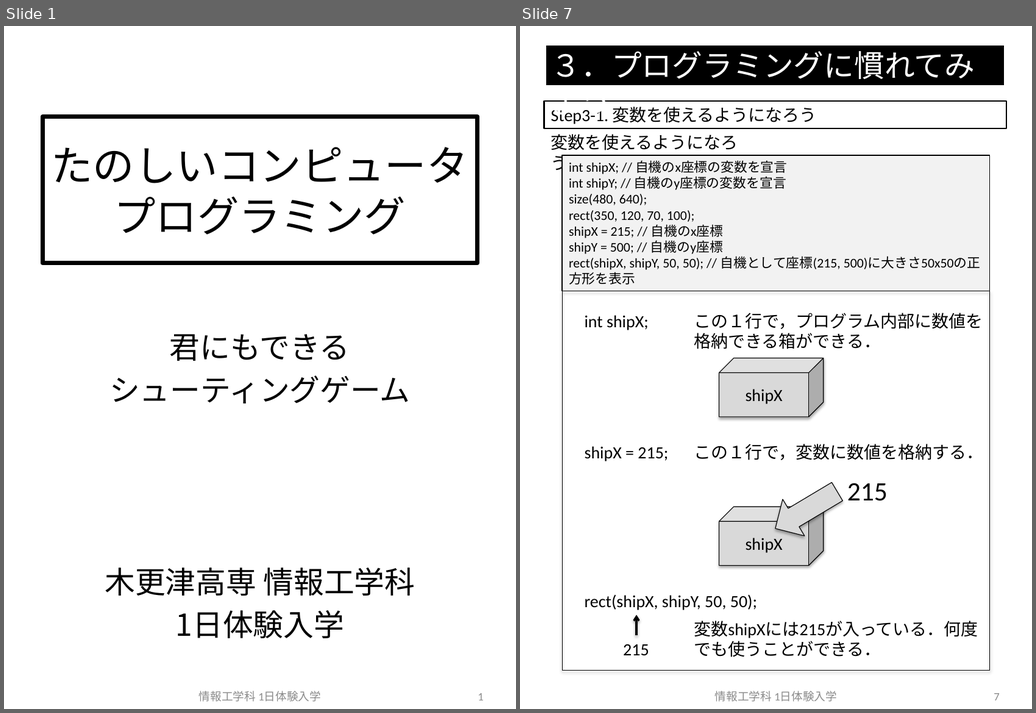
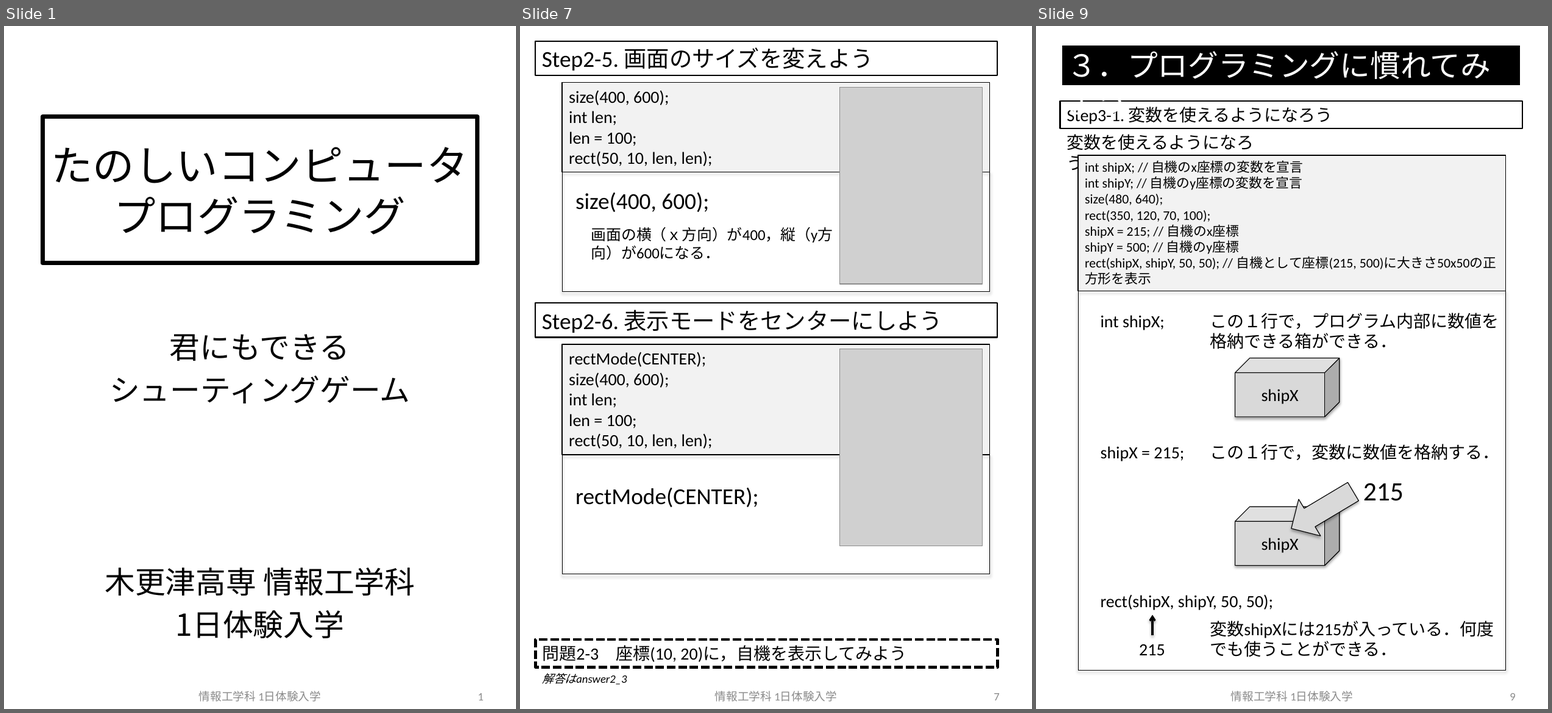
Before and after one commit to crotsu/ShootingGame_Taiken, a slide deck: Document/body.pptx. Shown side by side, each under a label of ours: slides 1 and 7 before the commit, slides 1, 7 and 9 after it; the slides between them are not shown. The pictures are 1036x713 and 1552x713 pixels, drawn with LibreOffice and Linux fonts; fonts in the diff are those of the drawing; grey boxes stand for pictures. Boxes give left, top, right and bottom in pixels: in the first picture for what was removed or moved away, otherwise in the second. Text is boxed around its words. In the diff, an @@ line names an element or a change of style, - is before the commit and + after.

```diff
--- a/Document/body.pptx
+++ b/Document/body.pptx
@@ slide 7 added at bbox=[520, 26, 1032, 709], background #FFFFFF @@
@@ rectangle added at bbox=[535, 41, 998, 75], outline #000000 1.5 pt, 24 pt, text #000000 @@
+Step2-5. 画面のサイズを変えよう
@@ rectangle added at bbox=[562, 83, 990, 172], fill #F2F2F2, outline #000000 1 pt, 18 pt, text #000000 @@
+size(400, 600);
+int len;
+len = 100;
+rect(50, 10, len, len);
@@ picture added at bbox=[840, 88, 982, 284] @@
@@ rectangle added at bbox=[562, 172, 990, 292], outline #000000 0.75 pt @@
@@ text added at bbox=[576, 193, 709, 212], 24 pt, text #000000 @@
+size(400, 600);
@@ text added at bbox=[591, 227, 834, 260], 16 pt, text #000000 @@
+画面の横（ｘ方向）が400，縦（y方向）が600になる．
@@ rectangle added at bbox=[535, 304, 998, 338], outline #000000 1.5 pt, 24 pt, text #000000 @@
+Step2-6. 表示モードをセンターにしよう
@@ rectangle added at bbox=[562, 344, 990, 455], fill #F2F2F2, outline #000000 1 pt, 18 pt, text #000000 @@
+rectMode(CENTER);
+size(400, 600);
+int len;
+len = 100;
+rect(50, 10, len, len);
@@ picture added at bbox=[840, 349, 982, 546] @@
@@ rectangle added at bbox=[562, 455, 990, 574], outline #000000 0.75 pt @@
@@ text added at bbox=[576, 488, 759, 507], 24 pt, text #000000 @@
+rectMode(CENTER);
@@ rectangle added at bbox=[536, 640, 998, 667], outline #000000 3 pt dashed, 18 pt, text #000000 @@
+問題2-3 座標(10, 20)に，自機を表示してみよう
@@ text added at bbox=[542, 673, 627, 685], 12 pt, text #000000, italic @@
+解答はanswer2_3
@@ text added at bbox=[715, 691, 837, 702], 12 pt, text #8C8C8C @@
+情報工学科 1日体験入学
@@ page number added at bbox=[994, 693, 999, 701], 12 pt, text #8C8C8C @@
+7
@@ what was slide 7 is now slide 9 @@
@@ page number at bbox=[1510, 693, 1515, 701]: text changed @@
-7
+9
```
Also in this commit, not shown: 6 slides changed, 4 other slides added, 9 other files.
